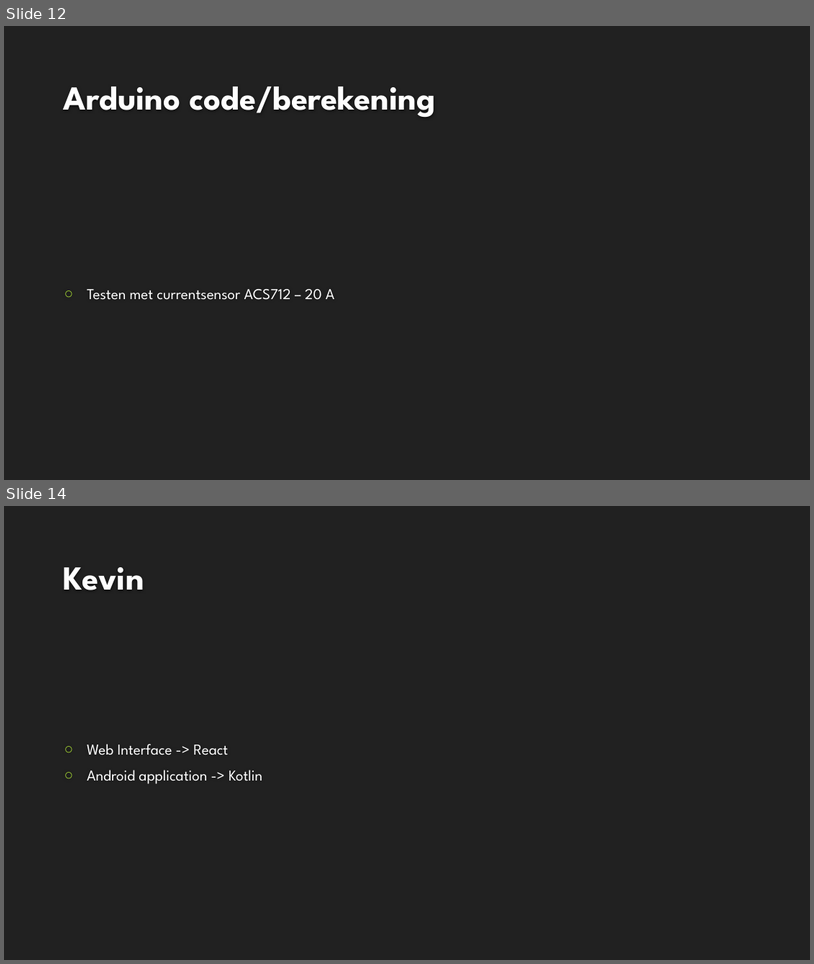
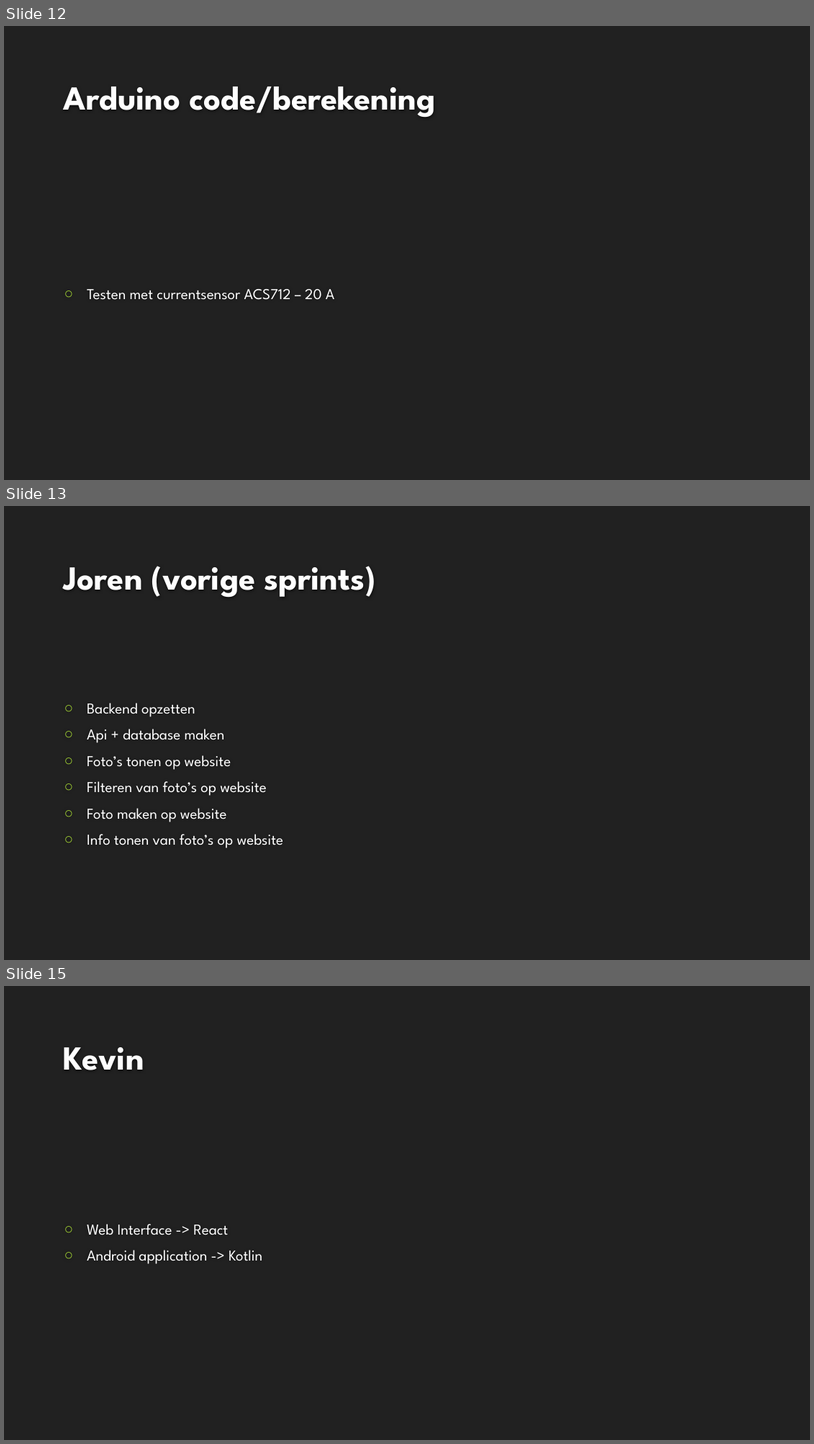
Before and after one commit to KevinD25/BBsnap, a slide deck: doc/Eindpresentaite Januari.pptx. Shown one above the other, each under a label of ours: slides 12 and 14 before the commit, slides 12, 13 and 15 after it; the slides between them are not shown. The pictures are 814x964 and 814x1444 pixels, drawn with LibreOffice and Linux fonts; fonts in the diff are those of the drawing; background and template pictures are left out. Boxes give left, top, right and bottom in pixels: in the first picture for what was removed or moved away, otherwise in the second. Text is boxed around its words. In the diff, an @@ line names an element or a change of style, - is before the commit and + after.

```diff
--- a/doc/Eindpresentaite Januari.pptx
+++ b/doc/Eindpresentaite Januari.pptx
@@ slide 13 added at (4,506,810,960), background #212121 @@
@@ title added at (64,566,376,597), 40 pt, text #FEFEFE, bold @@
+Joren (vorige sprints)
@@ text added at (87,703,284,848), 18 pt, text #FFFFFF @@
+○ Backend opzetten
+○ Api + database maken
+○ Foto’s tonen op website
+○ Filteren van foto’s op website
+○ Foto maken op website
+○ Info tonen van foto’s op website
@@ what was slide 14 is now slide 15 @@
```
Also in this commit, not shown: 5 slides changed, 2 other slides added, 2 slides removed, 2 other files.
